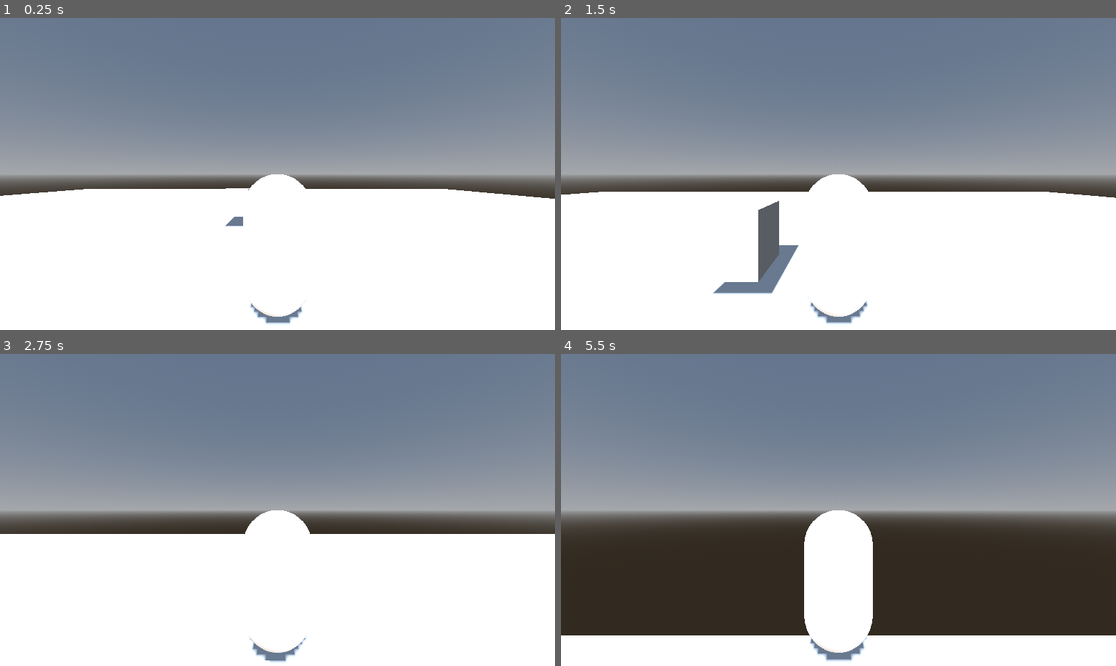
Above: before the commit, frames 1-4 (two rows, left to right).
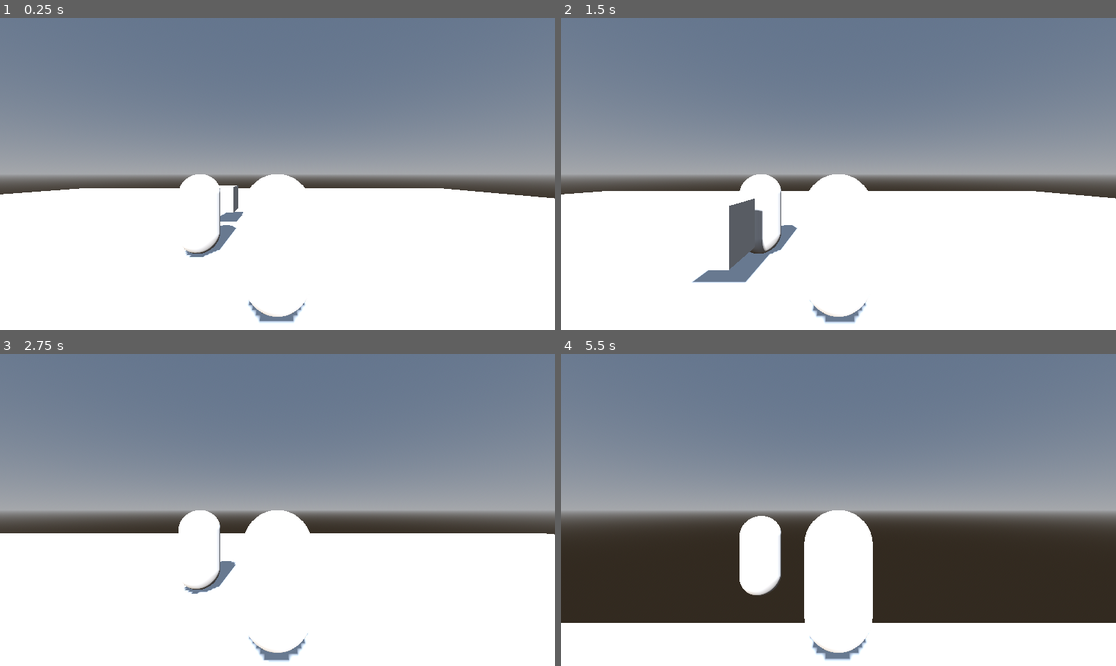
Above: after the commit, the same moments.

Repository: olddine/prueba-godot-2
Game: Godot game, scene res://scene/main.tscn
Two runs of this game, one before a commit and one after it. Both use one fixed random seed, a clock stepped at 60 frames per second and the inputs below.
Inputs (mouse positions are in pixels of both pictures, inside the frame that each line leads up to):
- Up to frame 1 (0.25 s): no input
- Up to frame 2 (1.5 s): tap Enter (ui_accept) at 0.5, 0.77 s; move the mouse to (866, 174) at 0.52 s; hold W (ui_up) from 0.53 s (still down); move the mouse to (810, 174) at 1.27 s
- Up to frame 3 (2.75 s): keep holding W (ui_up); tap Enter (ui_accept) at 1.52 s; move the mouse to (288, 503) at 2.02 s
- Up to frame 4 (5.5 s): keep holding W (ui_up); move the mouse to (832, 516) at 2.77 s; tap Enter (ui_accept) at 3.02, 3.77, 4.52 s; move the mouse to (877, 513) at 3.52 s; move the mouse to (794, 506) at 4.27 s; move the mouse to (844, 510) at 5.02 s

The runs differ from the first frame. In frame 1, 1.2% of the frame differs, in the area x 0-100%, y 50-99%; in frame 2, 3.7%; in frame 3, 1.2%; in frame 4, 5.4%, in the area x 0-100%, y 51-99%.

Commit message:
.

Diff:
--- a/GDSCOOL 3D GODOT 4/scene/main.tscn
+++ b/GDSCOOL 3D GODOT 4/scene/main.tscn
@@ -52,4 +52,7 @@
 skeleton = NodePath("../MeshInstance3D")
 
 [node name="player" parent="." instance=ExtResource("2_04gi3")]
-transform = Transform3D(1, 0, 0, 0, 1, 0, 0, 0, 1, 1.61258, 1.41926, 0)
+transform = Transform3D(1, 0, 0, 0, 1, 0, 0, 0, 1, 2.21418, 1.17205, 0.351657)
+
+[node name="player2" parent="." instance=ExtResource("2_04gi3")]
+transform = Transform3D(1, 0, 0, 0, 1, 0, 0, 0, 1, 0.24064, 1.14704, -1.83618)
